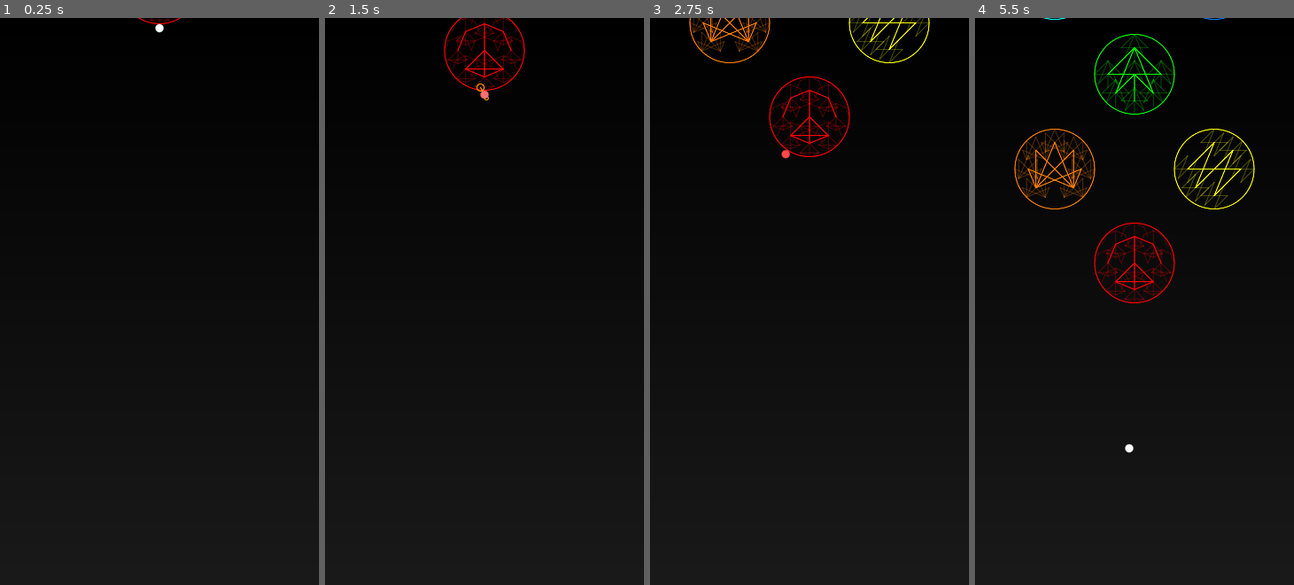
Above: before the commit, frames 1-4 (left to right).
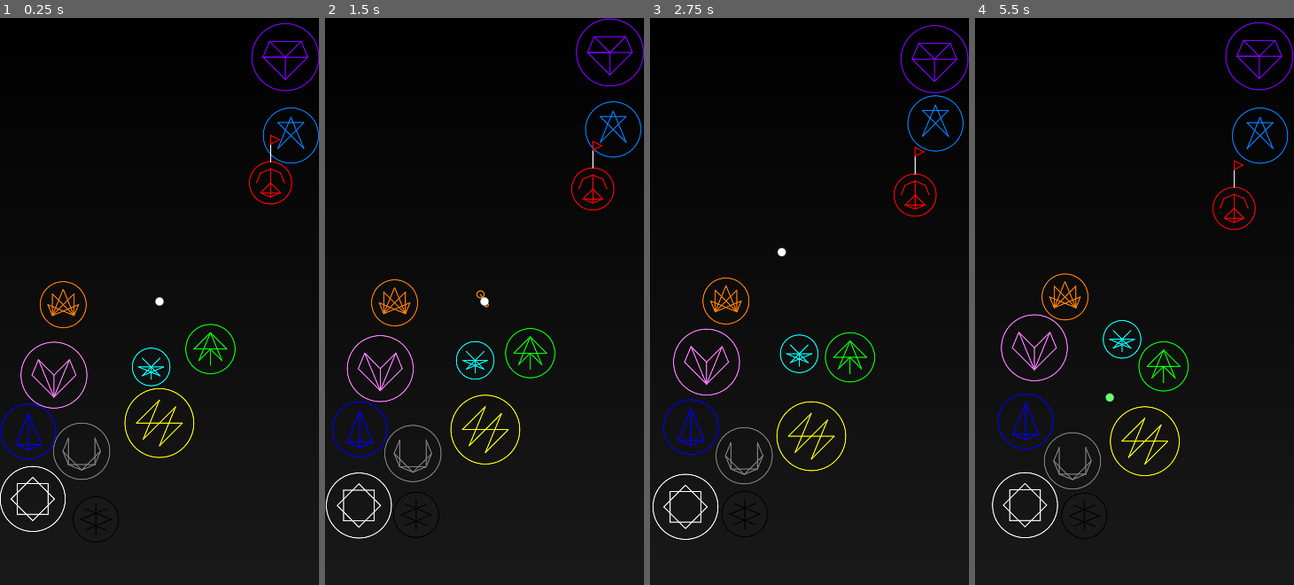
Above: after the commit, the same moments.

Repository: cursebinder22/space-golf-2d
Game: Godot game, scene res://main.tscn
Same seed, same stepped clock (60 frames per second), same inputs: the game is played once before the commit and once after it.
Inputs (mouse positions are in pixels of both pictures, inside the frame that each line leads up to):
- Up to frame 1 (0.25 s): no input
- Up to frame 2 (1.5 s): tap Enter at 0.5 s; move the mouse to (554, 273) at 0.52 s; click (554, 273) at 0.67 s; drag from (420, 329) to (468, 414) at 1.27 s
- Up to frame 3 (2.75 s): move the mouse to (841, 176) at 2.02 s; click (841, 176) at 2.17 s
- Up to frame 4 (5.5 s): drag from (1118, 414) to (1038, 216) at 2.77 s; move the mouse to (1230, 386) at 3.52 s; click (1230, 386) at 3.67 s; drag from (1038, 216) to (1086, 159) at 4.27 s; move the mouse to (1150, 301) at 5.02 s; click (1150, 301) at 5.17 s

The runs differ from the first frame. In frame 1, 3.3% of the frame differs, in the area x 0-100%, y 0-91%; in frame 2, 4.2%; in frame 3, 5.4%; in frame 4, 7.2%, in the area x 5-100%, y 0-92%.

Commit message:
Change planets to randomly roam and collide

Diff:
--- a/main.gd
+++ b/main.gd
@@ -26,7 +26,7 @@
 const anti_alias = true
 
 # planet info
-const drift_speed = 1
+const drift_speed = .1
 var planets = []
 @onready var line_width = .5
 @onready var total_planets = Element.size()
@@ -34,7 +34,7 @@
 # ball info
 @onready var normal_ball_radius = 4
 @onready var ball = {
-	'position': Vector2(game_width / 2, -2 * normal_ball_radius),
+	'position': Vector2(game_width/2, game_height/2),
 	'speed': 0,
 	'direction': Vector2.ZERO,
 	'radius': normal_ball_radius,
@@ -292,6 +292,26 @@
 		}
 	}
 }
+
+# flag info
+var flag = {
+	'planet': null,
+	'form': [
+		[[0,0], [0,-4], Color.WHITE],
+		[[0,-4], [0,-6], Color.RED],
+		[[0,-6], [2,-5], Color.RED],
+		[[2,-5], [0,-4], Color.RED]
+	]
+}
+
+func draw_flag(scale: float = 5):
+	var base = flag.planet.position
+	base.y -= flag.planet.radius
+	for line in flag.form:
+		var p1 = base + Vector2(line[0][0] * scale, line[0][1] * scale)
+		var p2 = base + Vector2(line[1][0] * scale, line[1][1] * scale)
+		var c = line[2]
+		draw_line(p1, p2, c, line_width, anti_alias)
 
 # character info
 const characters = {
@@ -622,14 +642,18 @@
 	# generate planets
 	for i in range(total_planets):
 		var element = Element.values()[i]
-		var planet_radius = min_game_size / 2**3
-		var planet_x = game_width / 2 + elements[element].column * planet_radius * 2
-		var planet_y = elements[element].row * game_height / 6 - planet_radius - line_width - normal_ball_radius * 2
+		var planet_radius = randf_range(20, 40)
+		var planet_x = randf_range(0, game_width)
+		var planet_y = randf_range(0, game_height)
 		planets.append({
 			'position': Vector2(planet_x, planet_y),
+			'direction': Vector2.RIGHT.rotated(randf_range(0, TAU)),
 			'radius': planet_radius,
 			'element': element
 		})
+		for planet in planets:
+			if planet.element == Element.EARTH:
+				flag.planet = planet
 
 func _input(event: InputEvent) -> void:
 	if event is InputEventMouseButton:
@@ -654,35 +678,71 @@
 
 	# basic ball movement (before collision & wrapping)
 	ball.position += ball.speed * ball.direction
-	ball.position.y += drift_speed # keeps ball from sliding behind planet motion
-
-	# planets: drift downward, wrap around screen
+	if ball.planet != null:
+		ball.position += drift_speed * ball.planet.direction # keeps ball from sliding behind planet motion
+
+	# planets: drift within boundaries
 	for planet in planets:
-		planet.position.y += drift_speed
-		if planet.position.y > game_height + planet.radius + line_width + 2 * normal_ball_radius:
-			planet.position.y -= game_height * 8/6
+		planet.position += drift_speed * planet.direction
+		for other_planet in planets:
+			var dist = planet.position.distance_to(other_planet.position)
+			var min_dist = planet.radius + other_planet.radius + line_width * 2
+
+			if other_planet != planet and dist < min_dist:
+				planet.position = other_planet.position + min_dist * other_planet.position.direction_to(planet.position)
+				planet.direction = other_planet.position.direction_to(planet.position)
+
+				other_planet.position = planet.position + min_dist * planet.position.direction_to(other_planet.position)
+				other_planet.direction = planet.position.direction_to(other_planet.position)
+
+		if planet.position.x < planet.radius:
+			planet.direction.x *= -1
+			planet.position.x = planet.radius
+
+		elif planet.position.x > game_width - planet.radius:
+			planet.direction.x *= -1
+			planet.position.x = game_width - planet.radius
+
+		if planet.position.y < planet.radius:
+			planet.direction.y *= -1
+			planet.position.y = planet.radius
+
+		elif planet.position.y > game_height - planet.radius:
+			planet.direction.y *= -1
+			planet.position.y = game_height - planet.radius
 
 		# transfer ownership if ball collision
 		var dist = ball.position.distance_to(planet.position)
 		var min_dist = ball.radius + planet.radius + line_width
 		if dist < min_dist:
 			ball.planet = planet
-
-	# wrap ball around screen edges
-	if ball.position.x < -ball.radius:
-		ball.position.x += game_width + 2 * ball.radius
-		ball.color.a = 0
-		ball.planet = null
-	elif ball.position.x > game_width + ball.radius:
-		ball.position.x -= game_width + 2 * ball.radius
-		ball.color.a = 0
-		ball.planet = null
-	if ball.position.y < -ball.radius:
-		ball.position.y += game_height + 2 * ball.radius
-		ball.color.a = 0
-		ball.planet = null
-	elif ball.position.y > game_height + ball.radius:
-		ball.position.y -= game_height + 2 * ball.radius
+			ball.color = elements[ball.planet.element].color
+
+	# ball impact on screen edges
+	var impact = false
+
+	if ball.position.x < ball.radius:
+		ball.position.x = ball.radius
+		ball.direction.x *= -1
+		impact = true
+
+	elif ball.position.x > game_width - ball.radius:
+		ball.position.x = game_width - ball.radius
+		ball.direction.x *= -1
+		impact = true
+
+	if ball.position.y < ball.radius:
+		ball.position.y = ball.radius
+		ball.direction.y *= -1
+		impact = true
+
+	elif ball.position.y > game_height - ball.radius:
+		ball.position.y = game_height - ball.radius
+		ball.direction.y *= -1
+		impact = true
+
+	if impact:
+		ball.speed /= 2
 		ball.color.a = 0
 		ball.planet = null
 
@@ -691,11 +751,21 @@
 		var planet_to_ball_dir = (ball.position - ball.planet.position).normalized()
 		var min_dist = ball.radius + ball.planet.radius + line_width*2
 		var tangent = Vector2.from_angle(planet_to_ball_dir.angle() + TAU/4)
+
 		ball.position = ball.planet.position + min_dist * planet_to_ball_dir
 		ball.speed *= (1 - elements[ball.planet.element].friction) * ball.direction.dot(tangent)
 		ball.direction = tangent
 
-	# call draw function
+	# change flag position when ball is nearby
+	var flag_base = flag.planet.position
+	flag_base.y -= flag.planet.radius
+	var dist = flag_base.distance_to(ball.position)
+	if dist < ball.radius * 2:
+		var next_element = order_up(flag.planet.element)
+		for planet in planets:
+			if planet.element == next_element:
+				flag.planet = planet
+
 	queue_redraw()
 
 func draw_pattern(pattern_position: Vector2, element: Element, radius: float, color: Color, pattern_line_width: float = line_width):
@@ -719,20 +789,8 @@
 
 	for planet in planets:
 		var planet_color = elements[planet.element].color
-
-		# smaller corner patterns
-		for from_point in elements[planet.element].pattern:
-			var pattern_color = planet_color
-			pattern_color.a = .25
-
-			if str(from_point) == 'C':
-				draw_pattern(planet.position, planet.element, planet.radius * 1/3, pattern_color)
-			else:
-				var from_point_pos = planet.position + Vector2(
-					planet.radius * 2/3 * cos(from_point * TAU/8),
-					planet.radius * 2/3 * -sin(from_point * TAU/8)
-				)
-				draw_pattern(from_point_pos, planet.element, planet.radius * 1/3, pattern_color)
+		if planet_color == Color.BLACK:
+			draw_circle(planet.position, planet.radius, Color(.1,.1,.1), true, line_width, anti_alias)
 
 		# largest central pattern
 		draw_pattern(planet.position, planet.element, planet.radius * 2/3, planet_color)
@@ -760,3 +818,5 @@
 	ball.color.v = clamp(ball.color.v + .01, 0, 1)
 	ball.color.s = clamp(ball.color.s - .01, 0, 1)
 	ball.color.a = clamp(ball.color.a + .1, 0, 1)
+
+	draw_flag()
